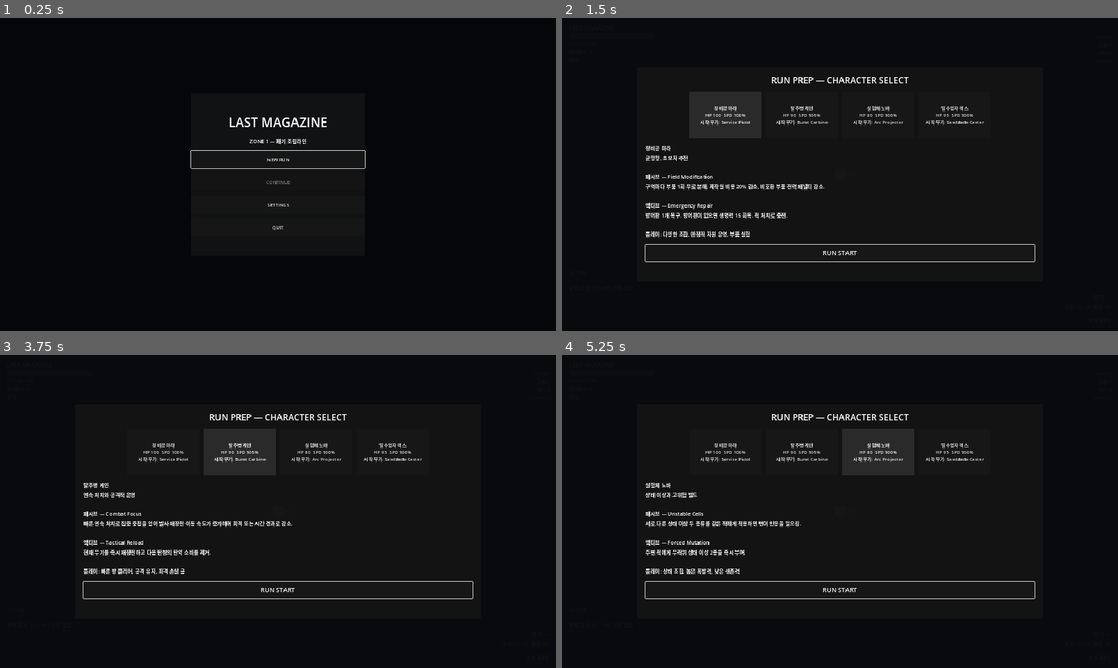
Above: before the commit, frames 1-4 (two rows, left to right).
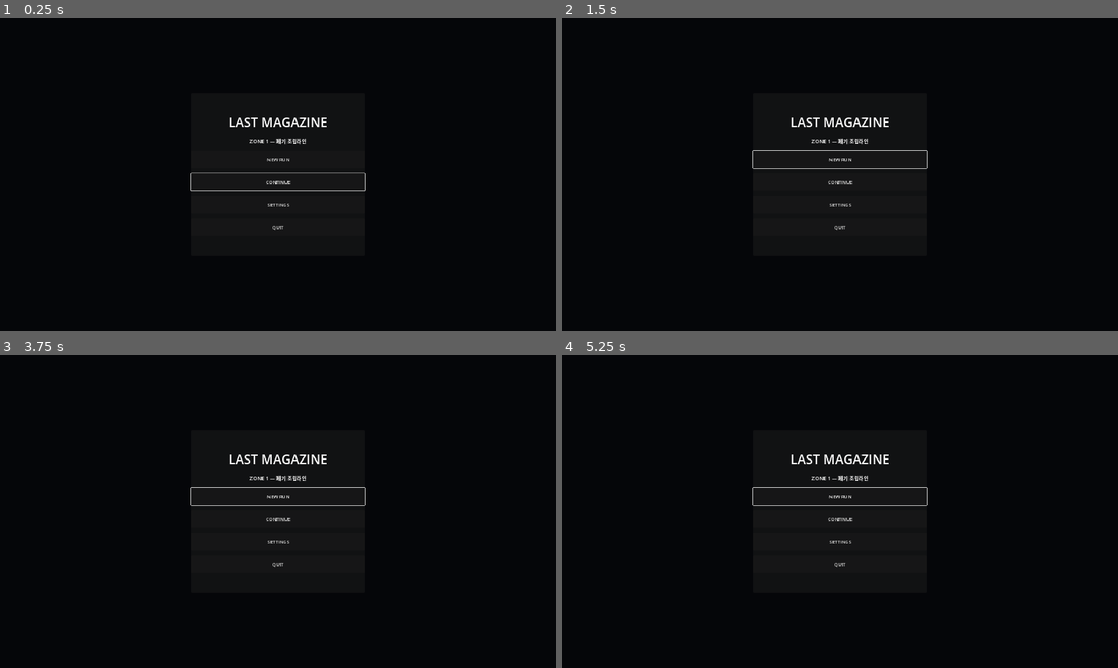
Above: after the commit, the same moments.

Repository: donly987647-max/Topdown-roguelite
Game: Godot game, scene res://scenes/main/RunMain.tscn
The game is run twice, just before and just after one commit, with the same random seed, the same clock (stepped at 60 frames per second) and the same inputs.
Inputs (mouse positions are in pixels of both pictures, inside the frame that each line leads up to):
- Up to frame 1 (0.25 s): no input
- Up to frame 2 (1.5 s): click "NEW RUN" at 0.5 s; click (723, 115) at 1.25 s, where only the run before the commit has a clickable "정비공 마라 HP 100 SPD 100% 시작 무기:…"
- Up to frame 3 (3.75 s): click (161, 452) at 2 s, where only the run before the commit has a clickable "정비공 마라 HP 100 SPD 100% 시작 무기:…"; click (278, 495) at 2.75 s, where only the run after the commit has a clickable "NEW RUN"; click (239, 452) at 3.5 s, where only the run before the commit has a clickable "탈주병 케인 HP 90 SPD 105% 시작 무기: …"
- Up to frame 4 (5.25 s): click (801, 452) at 4.25 s, where only the run before the commit has a clickable "탈주병 케인 HP 90 SPD 105% 시작 무기: …"; click (878, 452) at 5 s, where only the run before the commit has a clickable "실험체 노바 HP 80 SPD 100% 시작 무기: …"

The runs differ from the first frame. In frame 1, 0.3% of the frame differs, in the area x 34-66%, y 42-56%; in frame 2, 4.8%, in the area x 14-86%, y 18-78%; in frame 3, 4.7%; in frame 4, 4.6%.

Commit message:
Integrate persistent settings into frontend flow

Diff:
--- a/scripts/main/p2_game_flow.gd
+++ b/scripts/main/p2_game_flow.gd
@@ -5,24 +5,32 @@
 @export var main_menu_path: NodePath
 @export var character_select_path: NodePath
 @export var result_panel_path: NodePath
+@export var settings_panel_path: NodePath
 
 var bootstrap: Zone1RunBootstrap
 var main_menu: MainMenuPanel
 var character_select: CharacterSelectPanel
 var result_panel: RunResultPanel
+var settings_panel: SettingsPanel
+var settings_service := GameSettingsService.new()
 
 func _ready() -> void:
 	GameInputSetup.configure()
+	settings_service.load_settings()
 	bootstrap = get_node_or_null(bootstrap_path) as Zone1RunBootstrap
 	main_menu = get_node_or_null(main_menu_path) as MainMenuPanel
 	character_select = get_node_or_null(character_select_path) as CharacterSelectPanel
 	result_panel = get_node_or_null(result_panel_path) as RunResultPanel
-	if bootstrap == null or main_menu == null or character_select == null or result_panel == null:
+	settings_panel = get_node_or_null(settings_panel_path) as SettingsPanel
+	if bootstrap == null or main_menu == null or character_select == null or result_panel == null or settings_panel == null:
 		push_error("P2GameFlow is missing required nodes")
 		return
+	settings_panel.configure(settings_service)
 	main_menu.new_run_requested.connect(_on_new_run_requested)
 	main_menu.continue_requested.connect(_on_continue_requested)
+	main_menu.settings_requested.connect(_on_settings_requested)
 	main_menu.quit_requested.connect(func(): get_tree().quit())
+	settings_panel.close_requested.connect(_on_settings_closed)
 	character_select.character_selected.connect(_on_character_selected)
 	result_panel.retry_requested.connect(_reload_flow)
 	result_panel.character_select_requested.connect(_on_change_character)
@@ -34,27 +42,45 @@
 	main_menu.visible = true
 	character_select.visible = false
 	result_panel.visible = false
+	settings_panel.visible = false
 	_set_combat_enabled(false)
 
 func _on_new_run_requested() -> void:
 	main_menu.visible = false
 	character_select.visible = true
 	result_panel.visible = false
+	settings_panel.visible = false
 	_set_combat_enabled(false)
 
 func _on_continue_requested() -> void:
 	main_menu.visible = false
 	character_select.visible = false
 	result_panel.visible = false
+	settings_panel.visible = false
 	if bootstrap.continue_run():
+		_apply_runtime_settings()
 		_set_combat_enabled(true)
 	else:
 		main_menu.visible = true
 		main_menu.set_continue_available(false)
 		_set_combat_enabled(false)
 
+func _on_settings_requested() -> void:
+	main_menu.visible = false
+	character_select.visible = false
+	result_panel.visible = false
+	settings_panel.open()
+	_set_combat_enabled(false)
+
+func _on_settings_closed() -> void:
+	settings_panel.visible = false
+	main_menu.visible = true
+	main_menu.focus_default()
+	_set_combat_enabled(false)
+
 func _on_character_selected(character_id: StringName) -> void:
 	if bootstrap.start_new_run(bootstrap.seed_value, character_id):
+		_apply_runtime_settings()
 		_set_combat_enabled(true)
 	else:
 		character_select.visible = true
@@ -68,12 +94,22 @@
 	_set_combat_enabled(false)
 	character_select.visible = false
 	main_menu.visible = false
+	settings_panel.visible = false
 	var character := bootstrap.character_catalog.get_by_id(bootstrap.run_state.selected_character_id)
 	result_panel.show_result(success, character, bootstrap.run_state, bootstrap.wallet, bootstrap.owned_rewards)
 
 func _on_change_character() -> void:
 	bootstrap.clear_checkpoint()
 	_reload_flow()
+
+func _apply_runtime_settings() -> void:
+	settings_service.apply_settings()
+	var weapon := bootstrap.get_weapon_controller()
+	if weapon != null:
+		weapon.auto_reload_when_empty = bool(settings_service.get_value(&"auto_reload", true))
+	var player := bootstrap.get_player()
+	if player != null:
+		player.set_meta("settings_accessibility", settings_service.runtime_accessibility())
 
 func _set_combat_enabled(enabled: bool) -> void:
 	var player := bootstrap.get_player()
